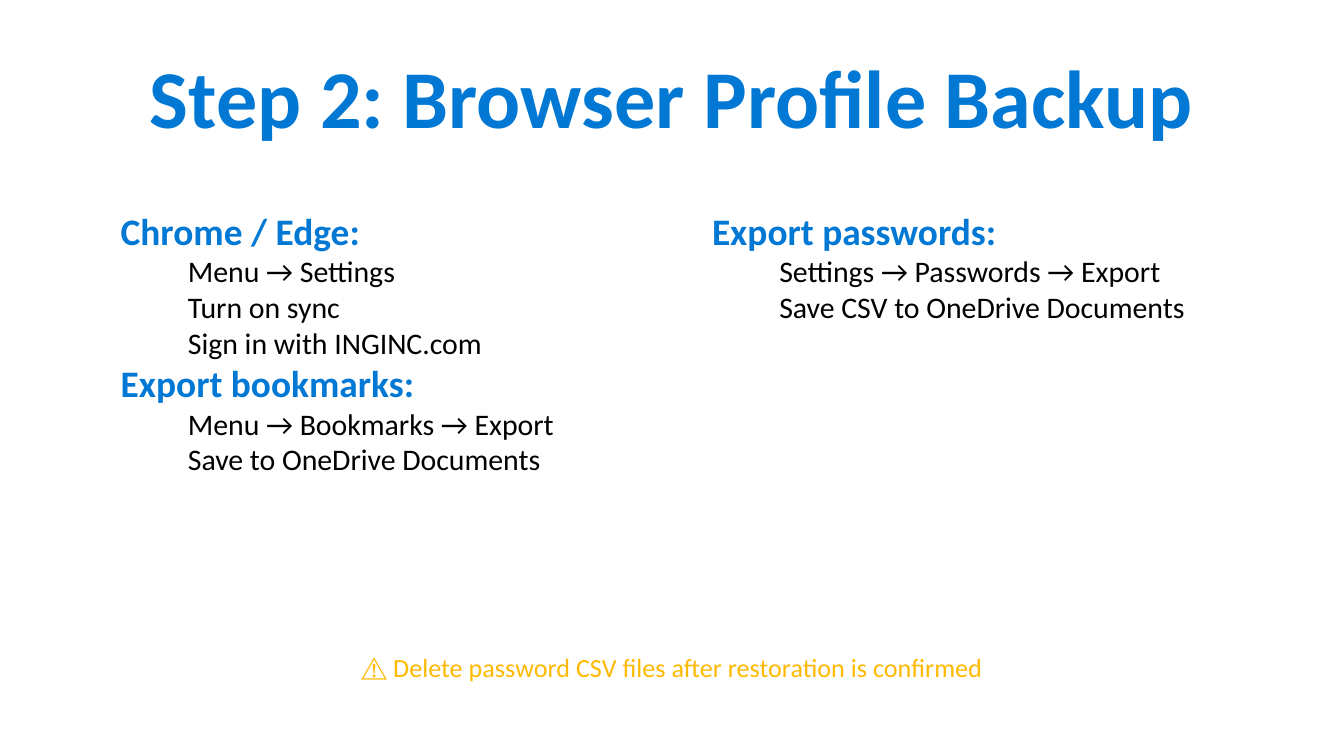
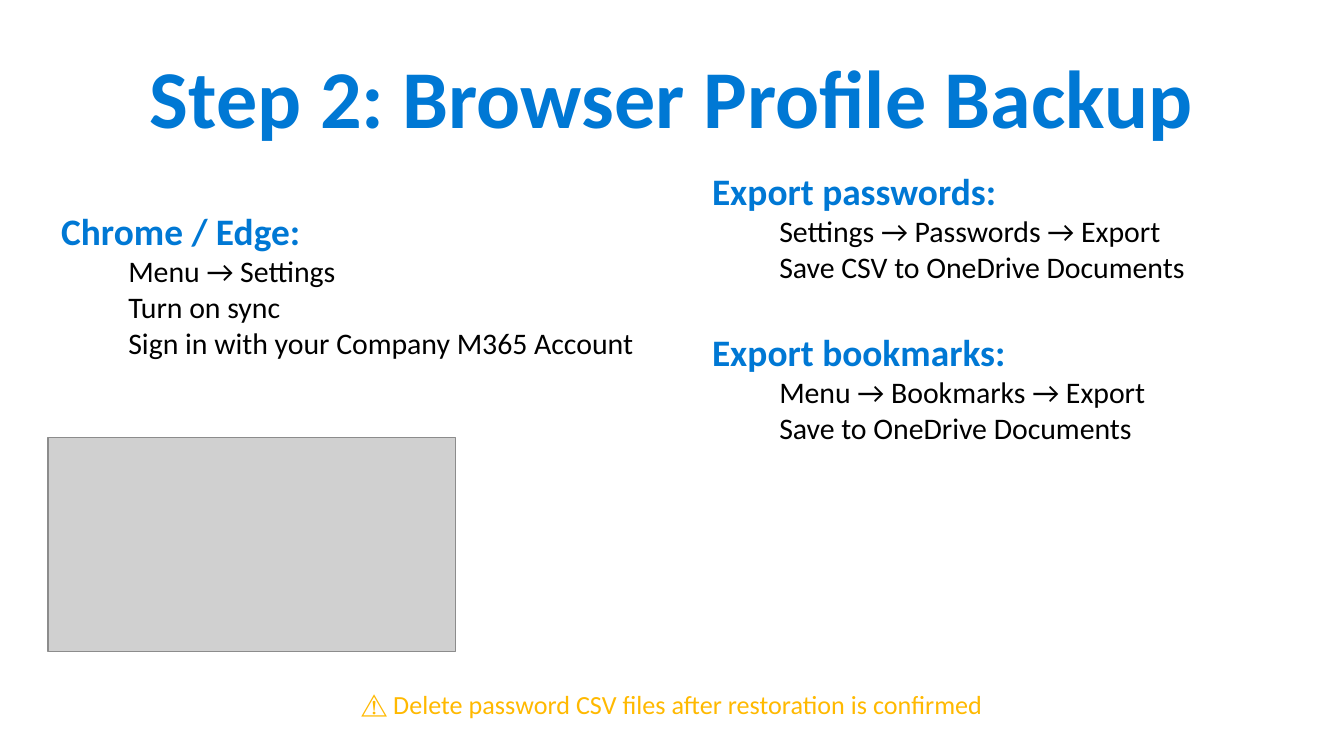
Before and after one commit to ipsghonline/tmp, a slide deck: slide 4 of presentation/Phase1-Backup-Guide.pptx. Drawn at 1344x756 pixels with LibreOffice and Linux fonts; fonts in the diff are those of the drawing; grey boxes stand for pictures. Boxes give left, top, right and bottom in pixels: in the first picture for what was removed or moved away, otherwise in the second. Text is boxed around its words. In the diff, an @@ line names an element or a change of style, - is before the commit and + after.

```diff
--- a/presentation/Phase1-Backup-Guide.pptx
+++ b/presentation/Phase1-Backup-Guide.pptx
@@ text "Chrome / Edge:" moved from (x1=121, y1=218, x2=554, y2=471) to (x1=61, y1=218, x2=633, y2=359) @@
@@ text at (x1=128, y1=333, x2=633, y2=359): text changed @@
-  Sign in with INGINC.com
-Export bookmarks:
-  Menu → Bookmarks → Export
-  Save to OneDrive Documents
+  Sign in with your Company M365 Account
@@ text at (x1=712, y1=339, x2=1145, y2=440): paragraphs added @@
+Export bookmarks:
+  Menu → Bookmarks → Export
+  Save to OneDrive Documents
@@ picture added at (x1=48, y1=438, x2=456, y2=652) @@
@@ text "⚠️ Delete password CSV files ..." moved from (x1=393, y1=659, x2=982, y2=682) to (x1=393, y1=696, x2=982, y2=719) @@
```
